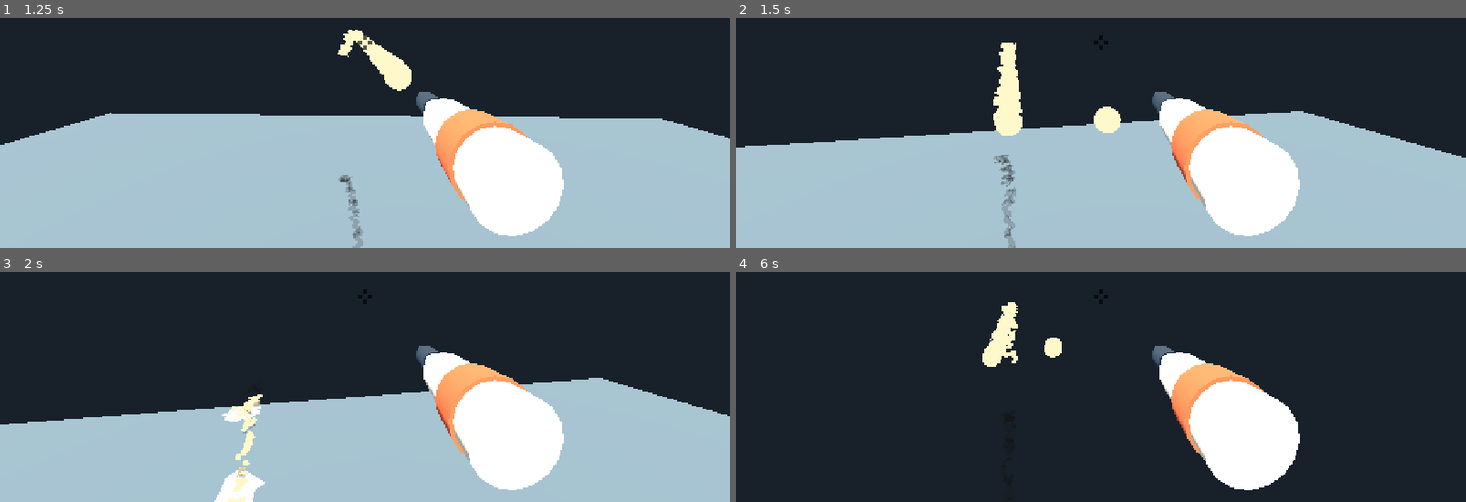
Above: before the commit, frames 1-4 (two rows, left to right).
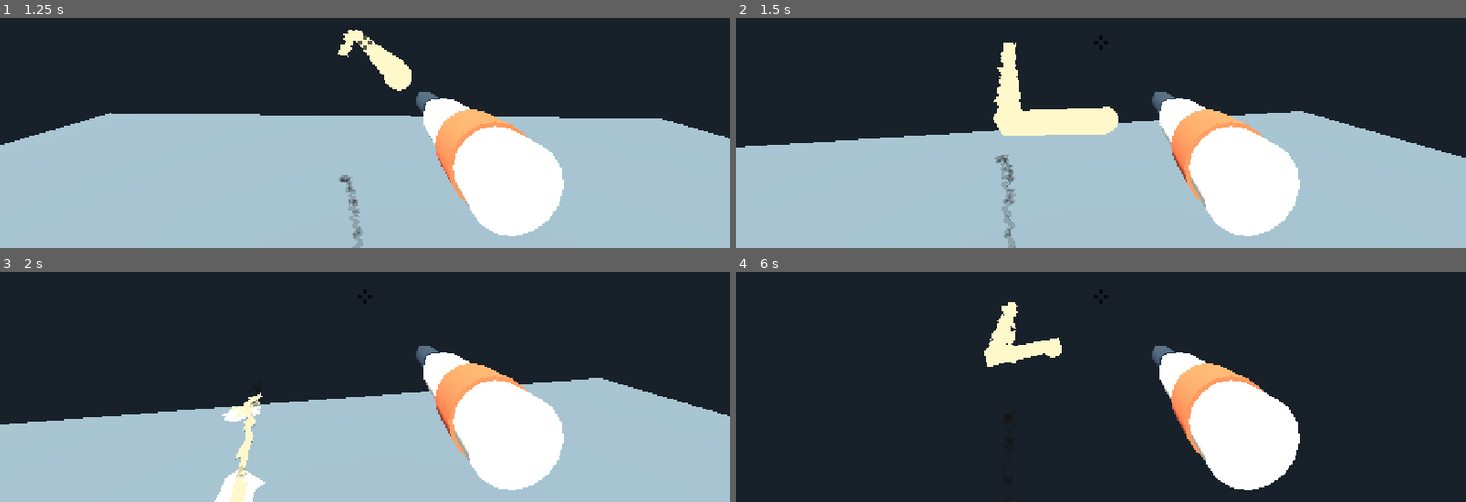
Above: after the commit, the same moments.

Repository: k3vin7/SauceIT-
Game: Godot game, scene res://main.tscn
Same seed, same stepped clock (60 frames per second), same inputs: the game is played once before the commit and once after it.
Inputs (mouse positions are in pixels of both pictures, inside the frame that each line leads up to):
- Up to frame 1 (1.25 s): tap Enter at 0.5 s; move the mouse to (357, 50) at 0.52 s; press the mouse at (357, 50) at 0.53 s; hold W (move_forward) from 0.53 s (still down)
- Up to frame 2 (1.5 s): keep holding W (move_forward); move the mouse to (1152, 47) at 1.27 s; release the mouse at (1152, 47) at 1.28 s; tap Shift (run) at 1.35 s
- Up to frame 3 (2 s): keep holding W (move_forward)
- Up to frame 4 (6 s): move the mouse to (1042, 292) at 2.02 s; hold R (wipe_screen) 2.03-2.78 s; move the mouse to (1108, 297) at 2.77 s; release W (move_forward) at 2.78 s; hold A (move_left) 2.78-3.53 s; tap Tab at 2.85 s; move the mouse to (1071, 288) at 3.52 s; hold W (move_forward) 3.53-5.78 s; tap 1 at 3.6 s; tap Space at 4.25 s; move the mouse to (1137, 295) at 4.27 s; tap 2 at 4.35 s; tap Enter at 5 s; move the mouse to (1064, 297) at 5.02 s; press the mouse at (1064, 297) at 5.03 s; move the mouse to (1115, 290) at 5.77 s; release the mouse at (1115, 290) at 5.78 s; hold D (move_right) from 5.78 s (still down); tap Shift (run) at 5.85 s

Frame 1 is identical in both runs. In frame 2, 1.4% of the frame differs, in the area x 35-53%, y 10-82%; in frame 3, 0.3%; in frame 4, 0.4%.

Commit message:
Hold a falling strand together while still tearing a whipped one
Sauce let go of came apart into specks: 70 pieces from 103 points, 49 of
them a single point on its own. Two things had made it that way.

The break distance was a multiple of the point spacing, so doubling the
point density halved it, and a strand could stretch only half as far
before the ribbon gave up on it. It is in metres now, like the edge
roughness before it -- how far a strand may stretch has nothing to do
with how finely it is sampled.

And one threshold was doing two jobs. Tight enough that a fast turn
snaps the jet -- which is deliberate, and probe_whip holds it -- is far
tighter than a falling strand needs, and the two are not the same
situation: a jet under pressure is taut, sauce already falling is a
thread of liquid that stretches. So pressure decides which threshold a
pair is held to, and the falling one is much slacker.

Measured, a second after release, and the tear is untouched because it
happens while the trigger is down:

  falling  0.27 m: 70 pieces, 49 single      480 deg/s: tears, 17 pieces
  falling  1.20 m:  2 pieces,  1 single      480 deg/s: tears, 17 pieces

Which also means the speed jitter stays where it was -- reducing it
would have worked, at the cost of the landing spread the spray is tuned
around.

Claude-Session: https://claude.ai/code/session_015P14cRDTkxXpfq8Bum7Yfv

Diff:
--- a/project.godot
+++ b/project.godot
@@ -22,6 +22,7 @@
 
 window/size/viewport_width=1280
 window/size/viewport_height=720
+window/size/mode=2
 window/size/window_width_override=1280
 window/size/window_height_override=720
 window/stretch/mode="canvas_items"
--- a/scripts/mayo_prototype.gd
+++ b/scripts/mayo_prototype.gd
@@ -102,9 +102,18 @@
 ## Scales with the density above: at 0.045 a strand carries twice the points,
 ## and a cap left at 192 would cut it short instead of letting it run its range.
 @export_range(32, 768, 1) var maximum_point_count := 384
-## Adjacent points further apart than this many point_spacings are treated as
-## separate strands: the ribbon breaks there and no spacing correction is applied.
-@export_range(1.5, 12.0, 0.1) var strand_break_spacing := 6.0
+## Adjacent points further apart than this are treated as separate strands: the
+## ribbon breaks there and no spacing correction is applied. In metres, not in
+## point spacings -- as a multiple it moved with the point density, so doubling
+## the density halved how far a falling strand could stretch before it came
+## apart, and what had been a strand became a scatter of single points.
+@export_range(0.05, 2.0, 0.01, "suffix:m") var strand_break_distance := 0.27
+## The same, for points the pressure has left. A jet under pressure is taut and
+## a sweep snaps it; sauce already falling is a thread of liquid that stretches
+## instead. One threshold had to be both, and whichever way it was set one of
+## them was wrong: tight enough to tear on a fast turn shattered every falling
+## strand into single points.
+@export_range(0.05, 4.0, 0.01, "suffix:m") var falling_break_distance := 1.2
 
 @export_group("Collision Budget")
 @export_range(1, 4, 1) var raycast_frame_stride := 1
@@ -1042,11 +1051,15 @@
 ## the same trigger press and have not been pulled apart into separate blobs.
 func _points_connected(front: MayoPoint, back: MayoPoint) -> bool:
 	return front.burst_index == back.burst_index \
-		and front.position.distance_squared_to(back.position) <= _break_distance_squared()
-
-
-func _break_distance_squared() -> float:
-	var break_distance := point_spacing * strand_break_spacing
+		and front.position.distance_squared_to(back.position) <= _break_distance_squared(front, back)
+
+
+## Which threshold a pair is held to: the taut one while either end is still
+## under pressure, the slack one once both are falling.
+func _break_distance_squared(front: MayoPoint = null, back: MayoPoint = null) -> float:
+	var break_distance := strand_break_distance
+	if front != null and back != null and not front.powered and not back.powered:
+		break_distance = falling_break_distance
 	return break_distance * break_distance
 
 
@@ -1402,7 +1415,6 @@
 	var points := shooter.points
 	if points.size() < 2:
 		return
-	var break_distance_squared := _break_distance_squared()
 	for _pass in spacing_constraint_passes:
 		for i in points.size() - 1:
 			var front := points[i]
@@ -1410,7 +1422,8 @@
 			# Inlined _points_connected: this runs once per pair per pass.
 			if front.burst_index != shooter.burst_index \
 					or front.burst_index != back.burst_index \
-					or front.position.distance_squared_to(back.position) > break_distance_squared:
+					or front.position.distance_squared_to(back.position) \
+						> _break_distance_squared(front, back):
 				continue
 			var direction := (front.launch_direction + back.launch_direction).normalized()
 			if direction.length_squared() < 0.000001:
@@ -1471,7 +1484,6 @@
 	# Points skipped here are not array-adjacent to the next kept one, so the
 	# run breaks and `previous` is cleared; within a run adjacency holds.
 	var previous: MayoPoint = null
-	var break_distance_squared := _break_distance_squared()
 	for point in shooter.points:
 		if point.phase != phase or _is_near_camera(point, camera_position):
 			if not current.is_empty():
@@ -1480,7 +1492,8 @@
 			previous = null
 			continue
 		if previous != null and (previous.burst_index != point.burst_index \
-				or previous.position.distance_squared_to(point.position) > break_distance_squared):
+				or previous.position.distance_squared_to(point.position) \
+					> _break_distance_squared(previous, point)):
 			if not current.is_empty():
 				result.push_back(current)
 				current = []
@@ -1503,7 +1516,6 @@
 	var result: Array = []
 	var current: Array = []
 	var previous: MayoPoint = null
-	var break_distance_squared := _break_distance_squared()
 	for point in shooter.points:
 		if _is_near_camera(point, camera_position):
 			if not current.is_empty():
@@ -1512,7 +1524,8 @@
 			previous = null
 			continue
 		if previous != null and (previous.burst_index != point.burst_index \
-				or previous.position.distance_squared_to(point.position) > break_distance_squared):
+				or previous.position.distance_squared_to(point.position) \
+					> _break_distance_squared(previous, point)):
 			if not current.is_empty():
 				result.push_back(current)
 				current = []
--- a/tests/probe_burst.gd
+++ b/tests/probe_burst.gd
@@ -131,7 +131,7 @@
 	Input.action_release("fire_mayo")
 	return {
 		"gap": tail.distance_to(head),
-		"threshold": scene.point_spacing * scene.strand_break_spacing,
+		"threshold": scene.strand_break_distance,
 		"segments": scene._segments_for_phase(0, scene._camera.global_position),
 	}
 
--- a/tests/probe_whip.gd
+++ b/tests/probe_whip.gd
@@ -29,8 +29,8 @@
 	root.add_child(scene)
 	await process_frame
 	scene.set_process_unhandled_input(false)
-	var threshold: float = scene.point_spacing * scene.strand_break_spacing
-	print("break threshold = %.3f m (%.1f x point_spacing)" % [threshold, scene.strand_break_spacing])
+	var threshold: float = scene.strand_break_distance
+	print("break threshold = %.3f m" % threshold)
 
 	# A steady aim must stay in one piece; only turning should tear it.
 	var steady := await _whip(scene, 0.0, threshold)
